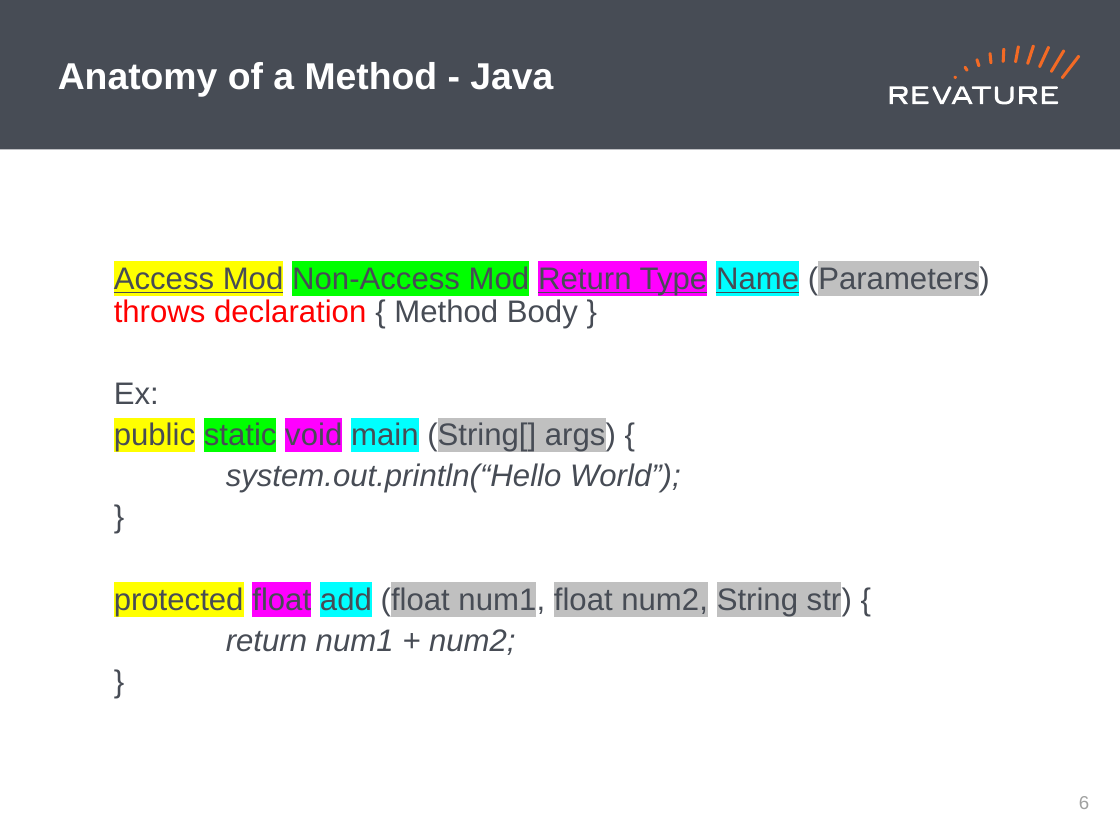
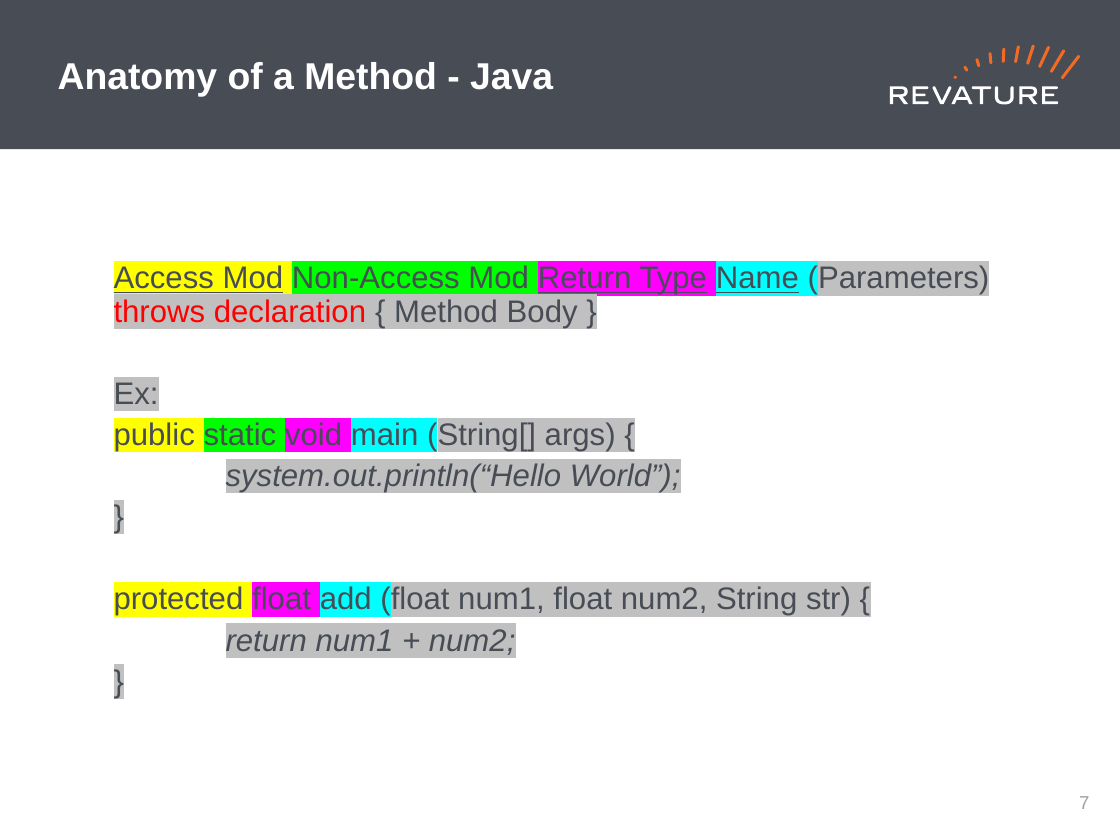
Before and after one commit to jhigherevature/ROCP-210412, a slide deck: slide 7 of powerpoints/Roc_Day02 - Operators_Methods_Arrays_FlowControl.pptx. Drawn at 1120x840 pixels with LibreOffice and Linux fonts; fonts in the diff are those of the drawing. Boxes give left, top, right and bottom in pixels: in the first picture for what was removed or moved away, otherwise in the second. Text is boxed around its words. In the diff, an @@ line names an element or a change of style, - is before the commit and + after.

```diff
--- a/powerpoints/Roc_Day02 - Operators_Methods_Arrays_FlowControl.pptx
+++ b/powerpoints/Roc_Day02 - Operators_Methods_Arrays_FlowControl.pptx
@@ text "Access Mod Non-Access Mod Return ..." at [114,264,990,655]: highlight none to #00FFFF in "(Parameters)", "(String[]", "(float"; highlight none to #C0C0C0 in "(Parameters) throws declaration { Method Body }", "Ex:", "args) {", "system.out.println(“Hello World”);" and 4 more places; list level 2 to 1 in "Access Mod Non-Access Mod Return ..."; list level 2 to 1 in "Ex:"; list level 2 to 1 in "public static void main (String[] ..."; list level 2 to 1 in "system.out.println(“Hello World”);"; list level 2 to 1 in "}"; list level 2 to 1 in "protected float add (float num1, ..."; list level 2 to 1 in "return num1 + num2;" @@
@@ page number at [1079,796,1089,809]: text changed @@
-6
+7
```
Also in this commit, not shown: 40 other slides changed, 11 other files.
